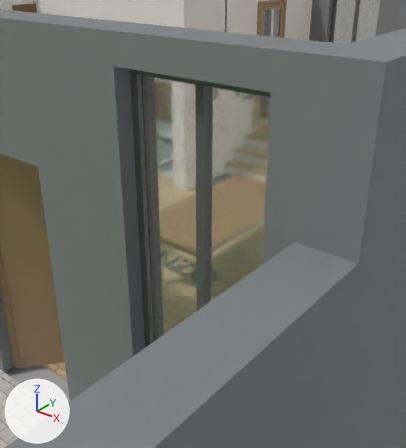
The Blender file Smart_Home_3D.blend, before and after one commit.
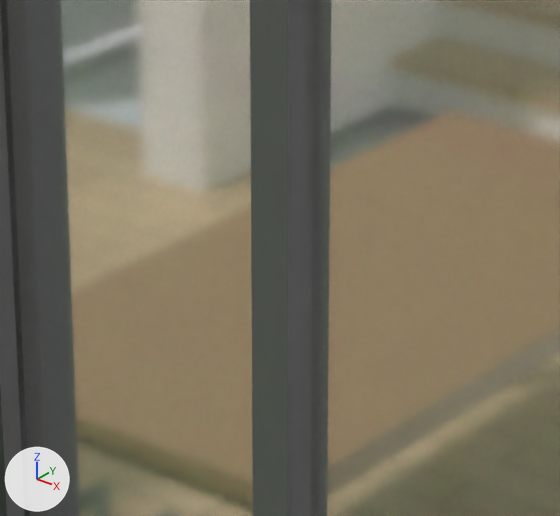
Each version appears first from a camera (50 mm lens) standing at (14.954, -10.005, 3.345) and looking at (13.41, -8.076, 2.149), and next in a close-up on the part from 36% to 64% of the width and 34% to 57% of the height. Lighting does not change. The marker at lower left points along +X, +Y and +Z. The older version's two pictures come first.

The scene before the commit, as lines of its bpy script (objects in view):
```python
me_win_dining_s2_frame_left = bpy.data.meshes.new('Win_Dining_S2_Frame_Left')
me_win_dining_s2_frame_left.from_pydata(...)  # a box spanning x 12.82..12.87, y -7.94..-7.86, z 1.05..2.78
me_win_dining_s2_frame_left.materials.append(mat_mat_infissi_antracite)  # dark grey #616161
me_win_dining_s2_glass = bpy.data.meshes.new('Win_Dining_S2_Glass')
me_win_dining_s2_glass.from_pydata(...)  # a box spanning x 12.87..13.69, y -7.91..-7.89, z 1.05..2.78
me_win_dining_s2_glass.materials.append(mat_mat_vetro)  # white #f9f9f9
me_win_dining_s2_mullion = bpy.data.meshes.new('Win_Dining_S2_Mullion')
me_win_dining_s2_mullion.from_pydata(...)  # a box spanning x 13.26..13.31, y -7.94..-7.86, z 1.05..2.78
me_win_dining_s2_mullion.materials.append(mat_mat_infissi_antracite)  # dark grey #616161
ob_win_dining_s2_frame_left = bpy.data.objects.new('Win_Dining_S2_Frame_Left', me_win_dining_s2_frame_left)
ob_win_dining_s2_frame_left.location = (0.0, 0.0, 0.0)
ob_win_dining_s2_glass = bpy.data.objects.new('Win_Dining_S2_Glass', me_win_dining_s2_glass)
ob_win_dining_s2_glass.location = (0.0, 0.0, 0.0)
ob_win_dining_s2_mullion = bpy.data.objects.new('Win_Dining_S2_Mullion', me_win_dining_s2_mullion)
ob_win_dining_s2_mullion.location = (0.0, 0.0, 0.0)
```
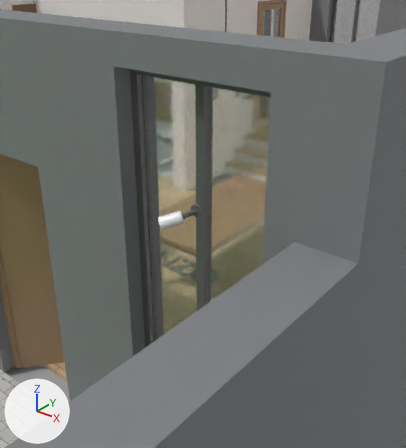
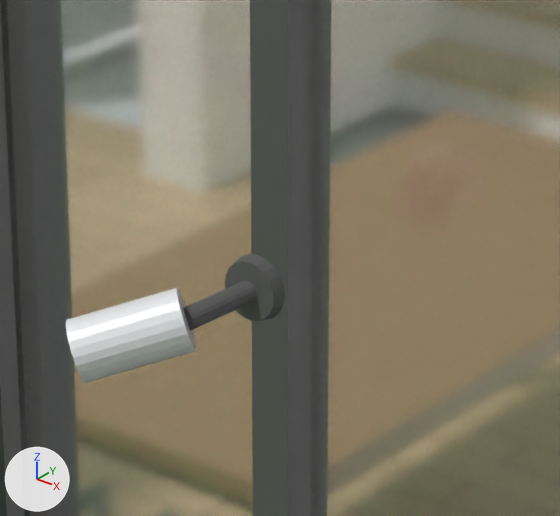
Boxes (x1, y1, x2, y2) around the edits, measured in the close-ups (560 x 516 px):
```json
{"object": "Security_Cam_Portico_Body", "change": "added", "after": [66, 288, 196, 383]}
{"object": "Security_Cam_Portico_Mount", "change": "added", "after": [183, 254, 285, 331]}
```

Scene script edits in JSON lines:
```json
{"op": "add", "block": "mat_mat_security_cam_white", "code": ["mat_mat_security_cam_white = principled_material('Mat_Security_Cam_White')", "mat_mat_security_cam_white.base_color = (0.92, 0.93, 0.95)  # white #f6f7f9", "mat_mat_security_cam_white.metallic = 0.05", "mat_mat_security_cam_white.roughness = 0.35"]}
{"op": "add", "block": "me_security_cam_portico_mount", "code": ["me_security_cam_portico_mount = bpy.data.meshes.new('Security_Cam_Portico_Mount')", "me_security_cam_portico_mount.from_pydata(...)  # 72 vertices, 40 faces; spans x 13.3171..13.3871, y -8.1388..-8.048, z 2.1608..2.2308", "me_security_cam_portico_mount.materials.append(mat_mat_infissi_antracite)  # dark grey #616161"]}
{"op": "add", "block": "me_cylinder", "code": ["me_cylinder = bpy.data.meshes.new('Cylinder')", "me_cylinder.from_pydata(...)  # a 24-sided cylinder along z spanning x -0.033..0.033, y -0.033..0.033, z -0.0575..0.0575", "me_cylinder.materials.append(mat_mat_security_cam_white)  # white #f6f7f9"]}
{"op": "add", "block": "ob_security_cam_portico_mount", "code": ["ob_security_cam_portico_mount = bpy.data.objects.new('Security_Cam_Portico_Mount', me_security_cam_portico_mount)", "ob_security_cam_portico_mount.location = (0.0, 0.0, 0.0)"]}
{"op": "add", "block": "ob_security_cam_portico_body", "code": ["ob_security_cam_portico_body = bpy.data.objects.new('Security_Cam_Portico_Body', me_cylinder)", "ob_security_cam_portico_body.location = (13.291, -8.173, 2.17)", "ob_security_cam_portico_body.rotation_euler = (1.292, 0.0, 2.313)  # degrees (74, 0, 133)"]}
```
